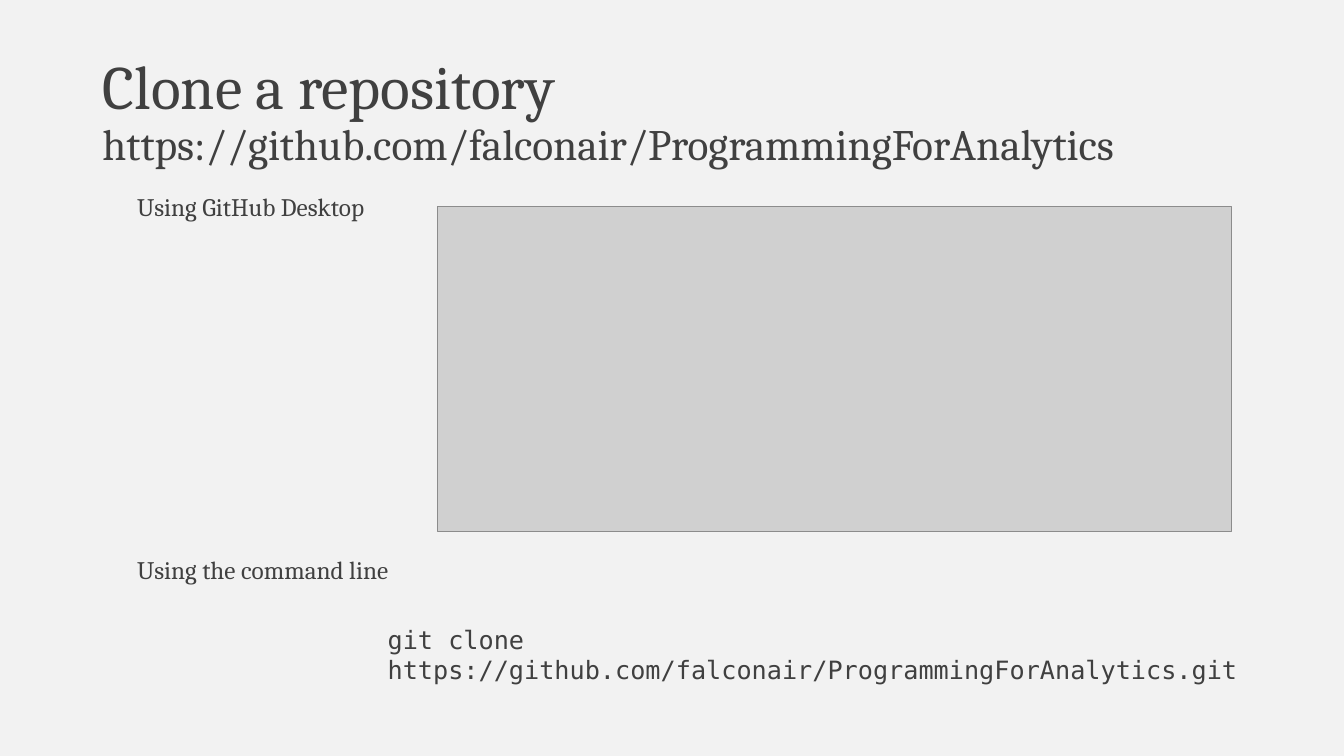
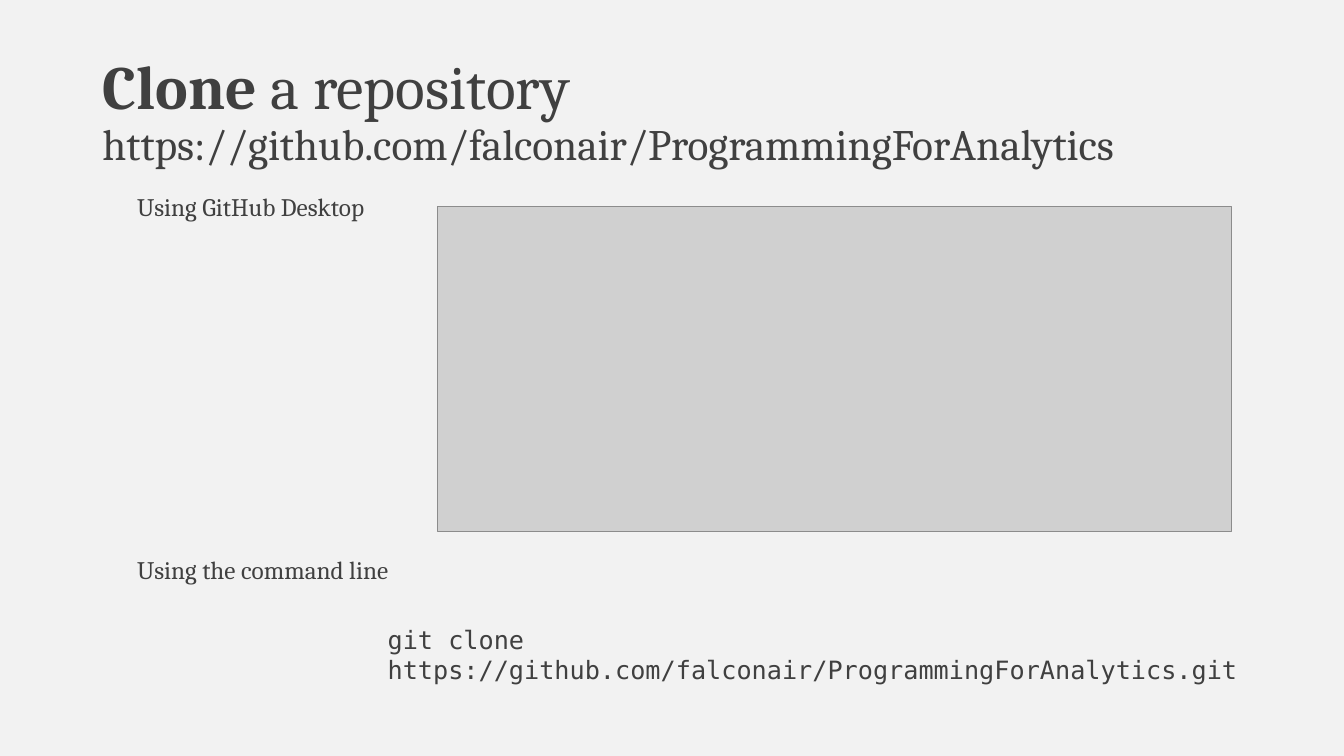
Before and after one commit to falconair/ProgrammingForAnalytics, a slide deck: slide 11 of lectures/050_git_version_control/Why do you need version control.pptx. Drawn at 1344x756 pixels with LibreOffice and Linux fonts; fonts in the diff are those of the drawing; grey boxes stand for pictures. Boxes give left, top, right and bottom in pixels: in the first picture for what was removed or moved away, otherwise in the second. Text is boxed around its words. In the diff, an @@ line names an element or a change of style, - is before the commit and + after.

```diff
--- a/lectures/050_git_version_control/Why do you need version control.pptx
+++ b/lectures/050_git_version_control/Why do you need version control.pptx
@@ title "Clone a repository https://github.com/falconair/ProgrammingF ..." at <box>102,66,1113,170</box>: bold on in "Clone" @@
```
Also in this commit, not shown: 9 other slides changed, 5 slides added, 1 other file.
